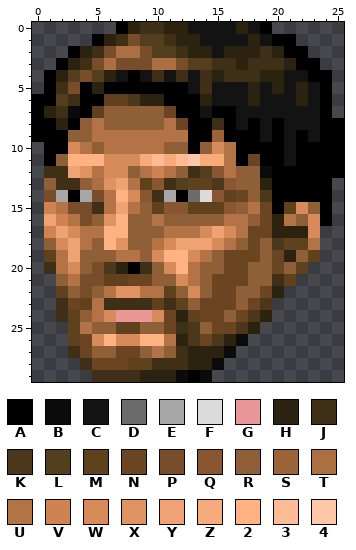
Pixel-art sprite: graphics/stftl00.png. That is the earlier state.
The file is 26x30 pixels. Colours within 5 levels of each other are drawn and written as one.
Palette (. is transparent): A #000000  B #0b0b0b  C #131313  D #6b6b6b  E #a7a7a7  F #dbdbdb  G #eb9797  H #2b230f  J #3f2f17  K #4b371b  L #533e1e  M #5f411e  N #6b4522  P #774e29  Q #885630  R #8f5f37  S #9c6338  T #ab6f42  U #b37347  V #cf8353  W #d78b5b  X #df9363  Y #efa373  Z #f7ab7b  2 #ffb383  3 #ffbb93  4 #ffc7a7
Pixels before, first column x 0:
 0 .......AHJJHHCCCCHCA......
 1 .....AHJPLLJHHCCCCHCAA....
 2 ...AHJPTTPLLJHHCHHHJHAA...
 3 ..AHJPTPPPTTPLLJJHJJJHAA..
 4 .AHLPLHCACJCJCJHJJJHHCCAA.
 5 .AJPAHAAAAAAACJCCCHCHCHCA.
 6 AALJAAMMKHHAAAHCCCHCCCHCA.
 7 AHJBAMRRRRRNAACAACCCCCCCA.
 8 AAHARURRRRRUNAAJACACACCCAA
 9 AAARRUUUUUUUUAASAAACACACAA
10 .AAWURUUUUURRARWUAAAACAAAA
11 .AR222WWWZ3Z34ZZUANAACAAAA
12 .JJYXUWWRUVURJLQURRBAAAAAA
13 .RJJRTXYUMQJLMMKQRRHAAAAA.
14 .PEAEPU2WQJEADFQMNRKAAAAA.
15 .VUPPJUYURMQQMMMQRUNAMWRA.
16 .YVUPRX2RRURRRRRUURNHURWA.
17 .VYWUU22RRRUUUWYWUNNHHHW..
18 .RWYUR2XRRUWYYYWURNRKMMU..
19 .MUYRRRUURW22WURNNNRNHRM..
20 .JUWRPKHAJRW2URRNNRRNRM...
21 ..RUPPMMNNRRWURNNNRRJM....
22 ..MRPRUXXUUMRWRNNRRNH.....
23 ..JNMUJJJJMJMRNNNRNK......
24 ..JMRUWGGGWNHMNNRNKH......
25 ...MURRMMRRNJKRNNKH.......
26 ...MNW2WW22UHKNKHB........
27 ...JNRRNNRURJHHHB.........
28 ....JNNNMMJJJHHB..........
29 .....JJJJHHHBAB...........
The result:
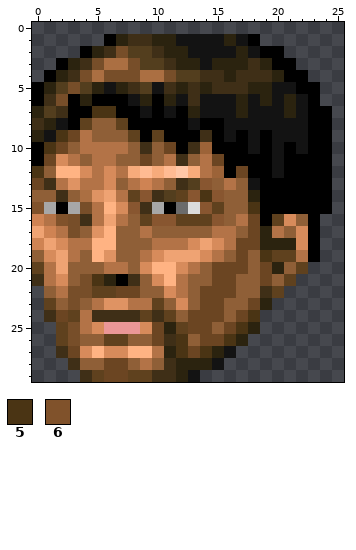
Colours new in this view: 5 #4a3414  6 #80522b
What changed:
Changed rows in their new state; - is an unchanged pixel.
first column x 0:
 0 -------.............------
 1 -----.AHJJHHCC--H-A...----
 2 ---.AHJPLLJHHCC-C-CAA..---
 3 -------T-LLJHHCHH--HAA..--
 4 ---J-TPPPTTPLL-JH--J-AA..-
 5 AHL-L-CHJLCJHJHJJJ-HC-AA.-
 6 -JPAH-AAC-AHCJC--HCH-HCA.-
 7 HL-A-55AACAC-H-CCH---H-A--
 8 JHC-MR-MAAAAAC-AC-C-C--A-.
 9 HC5NURRRMAMAA-JAC-CAC-CA-.
10 A5NR-U--RJRNAJSAA-C-CAC--.
11 ANWURUURRNRUJRUNA-A-CA---.
12 5R22W--UZ3Z34ZUSANAAC----.
13 NJUXUUWR-VURJLQRU-CA------
14 RRJRTXYUM--LMQ5-RRHA------
15 6EAE-U2WQJEADFQ-R-5A-AAA--
16 VU6PJUYU-MQQMMMQR-NAMW-A.-
17 Y-UPRX-R-U-RRRRUUR-HURWA--
18 VY-U-2-R---UUW---N-HHHWA--
19 RWYU-2XRRU-YYYWUR-R5MMUA--
20 MUYR-RUURW22W--N---NH-----
21 JUWR-5HAJRW2UR---R-NR-----
22 -RUP-MMNNRRWURN----JM-----
23 -MRPR-XXUU-RW---R--H------
24 -JN-UJJJJMJMRN----5.------
25 --MP-WGGGWNHMNNR-5--------
26 --MPRRMMRRNJ5R-N5H--------
27 --JNW2WW22-H5N5-C---------
28 ---JRR--RUR-H--C----------
29 ----JMNNMMJJHC.-----------
Boxes around the changes in both pictures, in picture pixels (x1, y1, x2, y2):
changed: (32, 22, 344, 382)
